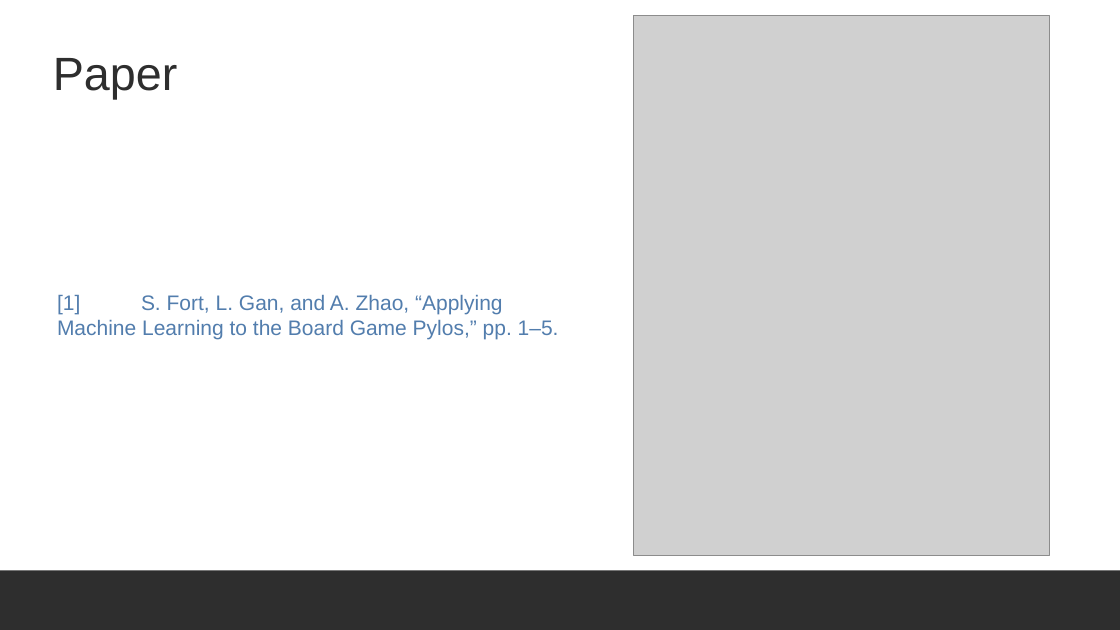
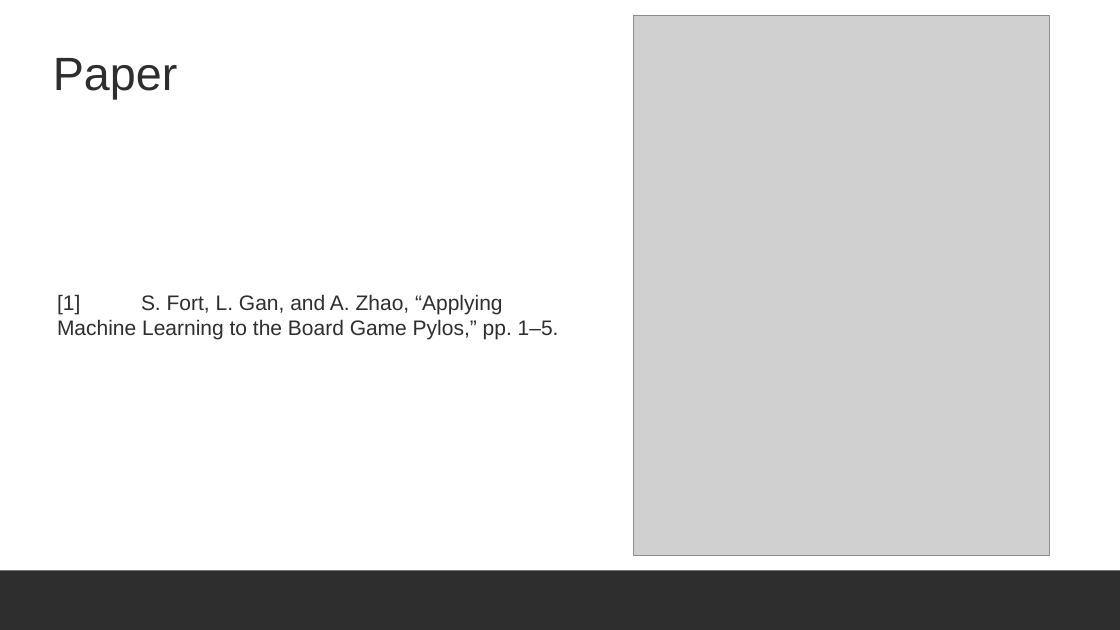
Before and after one commit to ro-per/PylosGamingBot, a slide deck: slide 13 of Presentation.pptx. Drawn at 1120x630 pixels with LibreOffice and Linux fonts; fonts in the diff are those of the drawing; grey boxes stand for pictures; background and template pictures are left out. Boxes give left, top, right and bottom in pixels: in the first picture for what was removed or moved away, otherwise in the second. Text is boxed around its words. In the diff, an @@ line names an element or a change of style, - is before the commit and + after.

```diff
--- a/Presentation.pptx
+++ b/Presentation.pptx
@@ text "[1] S. Fort, L. Gan, ..." at (57,294,559,340): text colour #527DAD to #2E2E2E @@
```
Also in this commit, not shown: 6 other slides changed.
